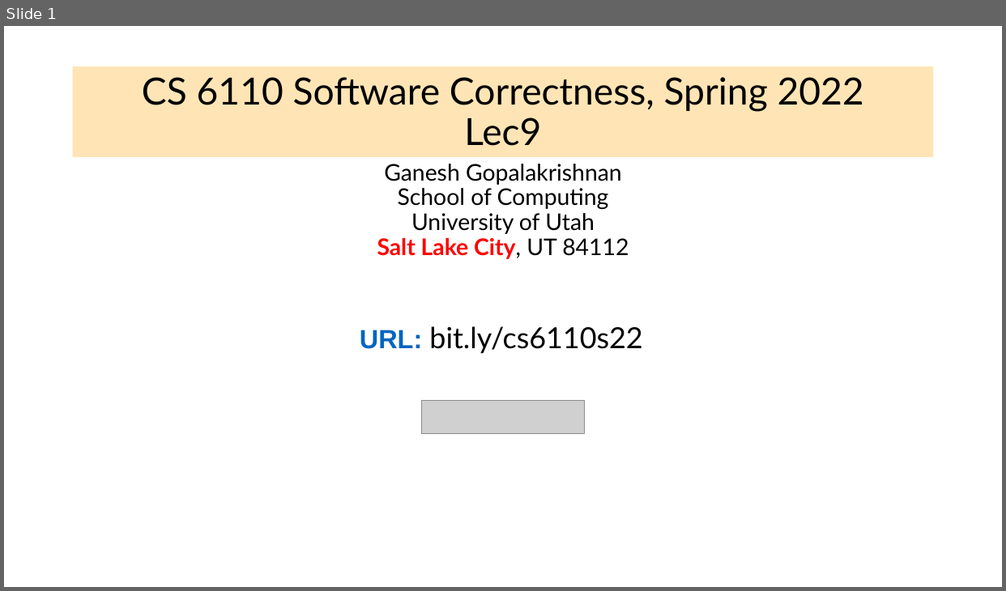
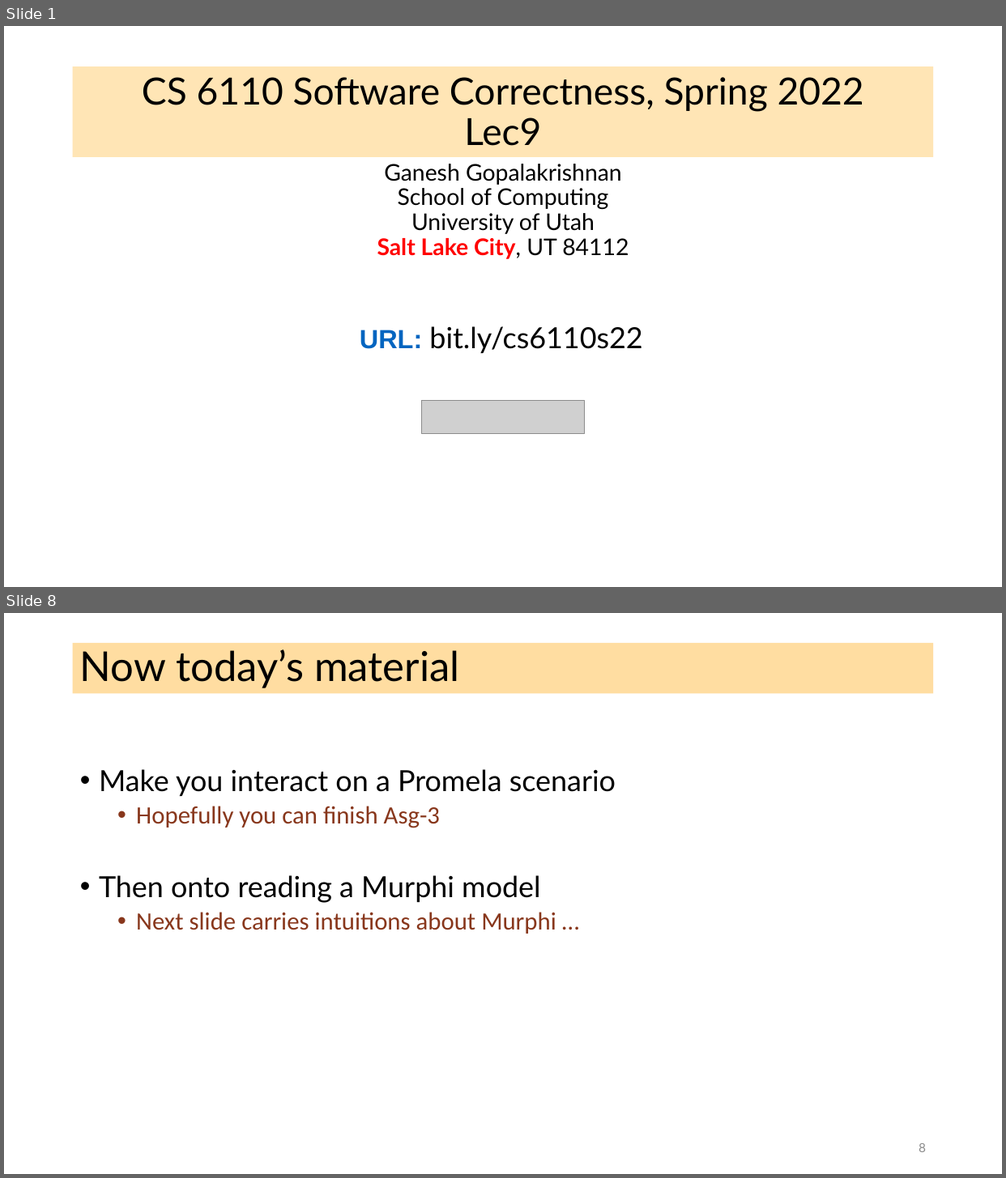
Before and after one commit to ganeshutah/cs6110s22, a slide deck: Lec9/Lec9.pptx. Shown one above the other, each under a label of ours: slide 1 before the commit, slides 1 and 8 after it; the slides between them are not shown. The pictures are 1006x591 and 1006x1178 pixels, drawn with LibreOffice and Linux fonts; fonts in the diff are those of the drawing; grey boxes stand for pictures. Boxes give left, top, right and bottom in pixels: in the first picture for what was removed or moved away, otherwise in the second. Text is boxed around its words. In the diff, an @@ line names an element or a change of style, - is before the commit and + after.

```diff
--- a/Lec9/Lec9.pptx
+++ b/Lec9/Lec9.pptx
@@ slide 8 added at bbox=[4, 613, 1002, 1174], background #FFFFFF @@
@@ title added at bbox=[73, 643, 934, 694], fill #FFBD47 at 51% opacity, 39.6 pt, text #000000 @@
+Now today’s material
@@ text added at bbox=[99, 769, 616, 934], 24 pt, text #88371D @@
+• Make you interact on a Promela scenario
+  • Hopefully you can finish Asg-3
+• Then onto reading a Murphi model
+  • Next slide carries intuitions about Murphi …
@@ page number added at bbox=[918, 1144, 926, 1152], 12 pt, text #8C8C8C @@
+8
```
Also in this commit, not shown: 1 slide changed, 6 other slides added, 1 slide removed.
